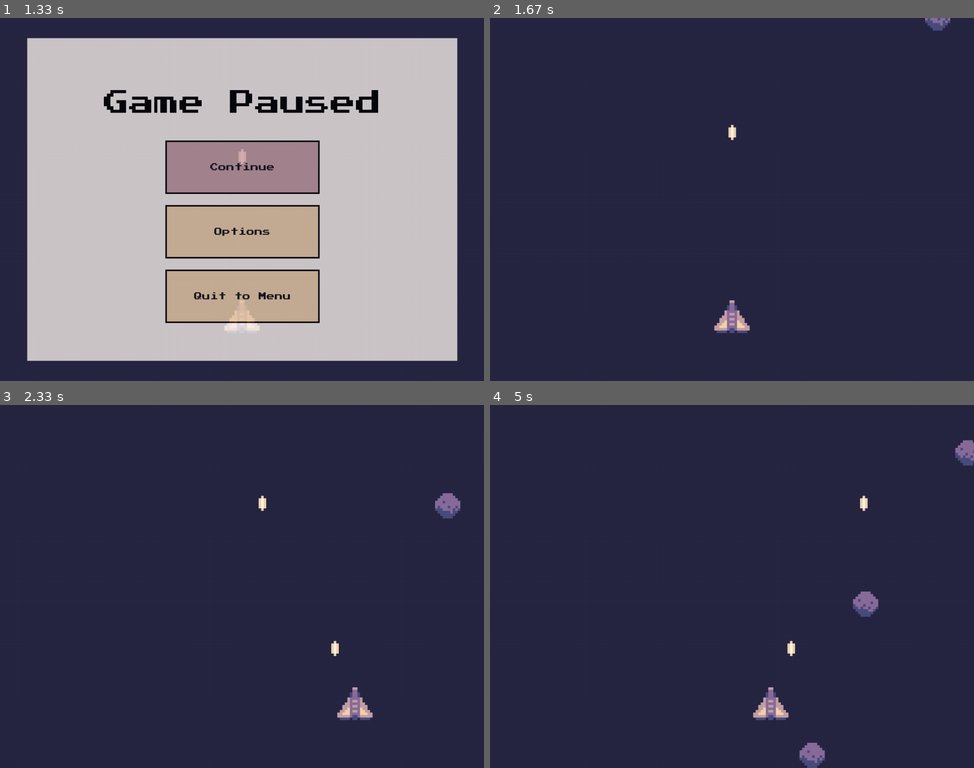
Above: before the commit, frames 1-4 (two rows, left to right).
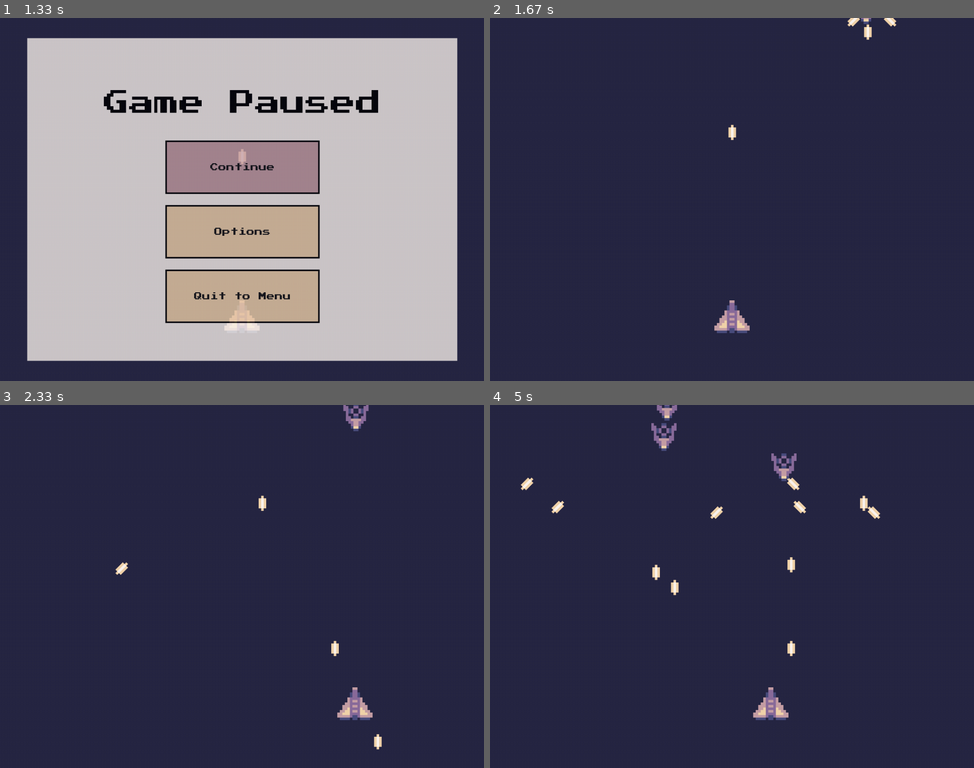
Above: after the commit, the same moments.

Repository: malaeng/12SDD-AT3
Game: pygame game, started from main.py
Same seed, same stepped clock (60 frames per second), same inputs: the game is played once before the commit and once after it.
Inputs (mouse positions are in pixels of both pictures, inside the frame that each line leads up to):
- Up to frame 1 (1.33 s): click (242, 163) at 0.38 s; tap Space at 0.67, 1.07 s; hold Esc from 1 s (still down); hold Right from 1 s (still down)
- Up to frame 2 (1.67 s): tap Space at 1.37 s; release Esc at 1.47 s; release Right at 1.47 s; click (732, 166) at 1.55 s
- Up to frame 3 (2.33 s): hold Right 1.83-2.3 s; move the mouse to (338, 557) at 1.87 s; tap Space at 1.9, 2.2 s
- Up to frame 4 (5 s): hold Right 2.33-2.8 s; tap Space at 2.4, 2.7, 2.9, 3.2, 3.47, 3.77, 3.9, 4.2, 4.57, 4.87 s; hold Left 2.83-3.37 s; hold Left 3.4-3.8 s; hold Right 3.83-4.47 s; hold Left 4.5-4.97 s

Frame 1 is identical in both runs. In frame 2, 0.3% of the frame differs, in the area x 73-96%, y 0-7%; in frame 3, 0.6%; in frame 4, 1.8%, in the area x 6-100%, y 0-100%.

Commit message:
Added all enemies

Diff:
--- a/enemy.py
+++ b/enemy.py
@@ -1,5 +1,6 @@
 import pygame
 import random
+from laser import Laser
 
 class Asteroid(pygame.sprite.Sprite):
     def __init__(self, pos):
@@ -7,7 +8,15 @@
         self.asteroid_images = ['graphics/asteroid1.png', 'graphics/asteroid2.png', 'graphics/asteroid3.png']
         self.image = pygame.image.load(random.choice(self.asteroid_images)).convert_alpha()
         self.rect = self.image.get_rect(center = pos)
-        self.speed = 5
+        self.speed = 2
+        self.health = 200
+
+    def take_damage(self, damage):
+        self.health -= damage
+        self.image = None # if time: make this flash white instead
+        if self.health <= 0:
+            self.kill()
+        self.image = pygame.image.load(random.choice(self.asteroid_images)).convert_alpha()
 
     def destroy(self):
         if self.rect.y > 999:
@@ -18,10 +27,69 @@
         self.destroy()
 
 class Enemy(pygame.sprite.Sprite):
-    def __init__(self, name):
+    def __init__(self, name: str, pos: tuple, screen_height: int):
         super().__init__()
-        enemy_data = {
-            'Brute': {'health': 100, 'speed': 5, 'attack_type': 'simple', 'attack_sound': 'audio/laser_small_001.ogg'},
-            'Rogue': {'health': 80, 'speed': 10, 'attack_type': 'burst', 'attack_sound': 'audio/laser_small_001.ogg'},
-            'Mage': {'health': 60, 'speed': 6, 'attack_type': 'spread', 'attack_sound': 'audio/laser_small_001.ogg'}
+        self.enemy_data = {
+            'fighter': {'health': 100, 'speed': 5, 'attack_type': 'basic', 'cooldown': (800, 1200), 'attack_sound': 'audio/laserSmall_001.ogg', 'image': 'graphics/enemy_fighter.png'},
+            'scout': {'health': 80, 'speed': 10, 'attack_type': 'basic', 'cooldown': (700, 1500), 'attack_sound': 'audio/laserSmall_001.ogg', 'image': 'graphics/enemy_scout.png'},
+            'science': {'health': 60, 'speed': 6, 'attack_type': 'spread', 'cooldown': (900, 1500), 'attack_sound': 'audio/laserSmall_001.ogg', 'image': 'graphics/enemy_science.png'}
         }
+        self.type = self.enemy_data[name]
+
+        # Graphics
+        self.image = pygame.image.load(self.type['image']).convert_alpha()
+        self.rect = self.image.get_rect(center = pos)
+
+
+        self.health = self.type['health']
+        self.screen_height = screen_height
+        self.chosen_position = False
+        self.move_position = 0
+
+        # Lasers
+        self.lasers = pygame.sprite.Group()
+        self.time_shot = 0
+
+        # Audio
+        self.attack_SFX = pygame.mixer.Sound(self.type['attack_sound'])
+        self.attack_SFX.set_volume(0.05)
+
+
+    def move(self):
+        if not self.chosen_position:
+            self.move_position = random.randint(20, self.screen_height-20)
+            self.chosen_position = True
+        else:
+            if self.rect.x > self.move_position: self.rect.x -= 1
+            elif self.rect.x < self.move_position: self.rect.x += 1
+            elif self.rect.x == self.move_position: self.chosen_position = False
+        self.rect.y += 1
+        if self.rect.y >= self.screen_height:
+            self.kill()
+
+    def take_damage(self, damage: int):
+        self.health -= damage
+        self.image.set_alpha(200)
+        if self.health <= 0: self.kill()
+
+    def shoot(self):
+        self.time_shot = pygame.time.get_ticks()
+        attack_type = self.type['attack_type']
+        if attack_type == 'basic':
+            pygame.mixer.Sound.play(self.attack_SFX)
+            self.lasers.add(Laser(self.rect.center, (0, 16), self.screen_height))
+        elif attack_type == 'burst':
+            pass
+        elif attack_type == 'spread':
+            pygame.mixer.Sound.play(self.attack_SFX)
+            self.lasers.add(Laser(self.rect.center, (0, 16), self.screen_height))
+            self.lasers.add(Laser(self.rect.center, (-12, 8), self.screen_height))
+            self.lasers.add(Laser(self.rect.center, (12, 8), self.screen_height))
+
+    def update(self):
+        current_time = pygame.time.get_ticks()
+        if current_time - self.time_shot >= random.randint(self.type['cooldown'][0], self.type['cooldown'][1]):
+            self.shoot()
+        self.move()
+        #self.shoot()
+        self.lasers.update()
--- a/laser.py
+++ b/laser.py
@@ -1,17 +1,23 @@
 import pygame
 
 class Laser(pygame.sprite.Sprite):
-    def __init__(self, pos, speed, screen_height):
+    def __init__(self, pos: tuple, xyspeed: tuple, screen_height: int):
         super().__init__()
         self.image = pygame.image.load("graphics/laser.png").convert_alpha()
         self.rect = self.image.get_rect(center = pos)
-        self.speed = speed
+        self.xyspeed = xyspeed
         self.bottom_constraint = screen_height
+
+        if self.xyspeed[0] < 0:
+            self.image = pygame.transform.rotate(self.image, -45)
+        elif self.xyspeed[0] > 0:
+            self.image = pygame.transform.rotate(self.image, 45)
 
     def destroy(self):
         if self.rect.y <= -50 or self.rect.y >= self.bottom_constraint + 50:
             self.kill()
 
     def update(self):
-        self.rect.y += self.speed
+        self.rect.x += self.xyspeed[0]
+        self.rect.y += self.xyspeed[1]
         self.destroy()
--- a/main.py
+++ b/main.py
@@ -8,7 +8,7 @@
 
 from player import Player
 from menu import Menu
-from enemy import Asteroid
+from enemy import Asteroid, Enemy
 
 
 class Game:
@@ -29,7 +29,8 @@
             colour = '#fbf5ef',
             alpha = 255,
             title = "Game Title",
-            buttons = ["Play", "Options", "Quit"]
+            buttons = ["Play", "Options", "Quit"],
+            stack = True
             )
 
         self.pause_menu = Menu(
@@ -38,8 +39,19 @@
             colour = '#fbf5ef',
             alpha = 200,
             title = "Game Paused",
-            buttons = ["Continue", "Options", "Quit to Menu"]
+            buttons = ["Continue", "Options", "Quit to Menu"],
+            stack = True
             )
+
+        self.upgrade_menu = Menu(
+            size = (2*screen_width/3, 2*screen_height/3),
+            parent_surface_dimensions = (screen_width, screen_height),
+            colour = '#fbf5ef',
+            alpha = 200,
+            title = "Choose Upgrade",
+            buttons = ["Upgrade 1", "Upgrade 2"],
+            stack = False
+        )
 
         # Fonts
         self.font = pygame.font.Font('graphics/pixeled.ttf', 20)
@@ -75,6 +87,18 @@
             pygame.time.wait(100)
             self.main_menu_run()
 
+    def upgrade_menu_run(self):
+        screen.blit(self.upgrade_menu, self.upgrade_menu.rect)
+        button_pressed = self.pause_menu.process(self.mouse_state)
+        if button_pressed == 0:
+            # apply upgrade
+            self.game_paused = False
+            self.run()
+        elif button_pressed == 1:
+            # apply upgrade
+            self.game_paused = False
+            self.run()
+
     def enemy_handler(self):
         current_time = pygame.time.get_ticks()
         if current_time - self.time_spawned >= self.spawn_cooldown:
@@ -84,8 +108,18 @@
     def spawn_enemy(self):
         self.time_spawned = pygame.time.get_ticks()
         spawn_x = random.randint(0, screen_width)
-        self.enemies.add(Asteroid((spawn_x, -20)))
-
+        #self.enemies.add(Asteroid((spawn_x, -20)))
+        self.enemies.add(Enemy('science', (spawn_x, -20), screen_height))
+
+    def collision_checks(self):
+        if self.player.sprite.lasers:
+            for laser in self.player.sprite.lasers:
+                # Enemy collisions
+                enemies_hit = pygame.sprite.spritecollide(laser, self.enemies, False)
+                if enemies_hit:
+                    for enemy in enemies_hit:
+                        enemy.take_damage(50)
+                    laser.kill()
 
     def quit_game(self):
         pygame.quit()
@@ -100,11 +134,14 @@
             self.pause_menu_run()
         else:
             self.player.sprite.lasers.draw(screen)
+            for enemy in self.enemies:
+                enemy.lasers.draw(screen)
 
             self.player.update()
             self.player.draw(screen)
             self.enemy_handler()
             self.enemies.draw(screen)
+            self.collision_checks()
 
 if __name__ == '__main__':
     pygame.init()
@@ -122,16 +159,16 @@
                 pygame.quit()
                 sys.exit()
 
+            # Mousebutton state of left-click
             if event.type == pygame.MOUSEBUTTONDOWN and event.button == 1:
                     game.mouse_state = 'PRESSED'
             if event.type == pygame.MOUSEBUTTONUP and event.button == 1:
                     game.mouse_state = 'RELEASED'
 
-
+            # Pause game
             elif event.type == pygame.KEYDOWN:
-                if event.key == pygame.K_ESCAPE:
+                if event.key in [pygame.K_ESCAPE, pygame.K_p]:
                     game.game_paused = True
-
 
 
         screen.fill("#272744")
--- a/menu.py
+++ b/menu.py
@@ -1,5 +1,10 @@
 import pygame
 
+# The Button function from the original tutorial was functional, but I rewrote it for a few reasons:
+# - It does not have separate actions for pressing and releasing the button
+# - The collisions did not use pygame's 'collidepoint' function, and so were less readablel
+# - The exact size and location had to be defined on creation, instead of being separated in surfaces and rects which are easier to manipulate
+# - It was not a separate Class, so not as object-orientated, and so doens't integrate as well with the rest of my code.
 class Button(pygame.Surface):
     def __init__(self, width: int, height: int, button_text: str):
         super().__init__((width, height))
@@ -31,7 +36,7 @@
         self.hover_SFX = pygame.mixer.Sound('audio/glass_006.ogg')
         self.hover_SFX.set_volume(0.1)
 
-    def get_input(self, button_rect, surface, mouse_state):
+    def get_input(self, button_rect: pygame.rect, surface: pygame.surface, mouse_state: str):
         mouse_pos = pygame.mouse.get_pos()
         # The button's x and y coordinates are relative to the parent surface.
         # However, the mouse_pos is not, so the x and y values of the parent surface are added to ensure it lines up correctly with the mouse_pos
@@ -65,8 +70,11 @@
         self.blit(self.text_surf, self.text_rect)
 
 class Menu(pygame.Surface): # Menu inherits from pygame.Surface
-    def __init__(self, size: tuple, parent_surface_dimensions: tuple, colour: str, alpha: int, title: str, buttons: list):
+    def __init__(self, size: tuple, parent_surface_dimensions: tuple, colour: str, alpha: int, title: str, buttons: list, stack: bool):
         super().__init__(size)
+
+        self.stack = stack
+
         # Color
         self.fill(colour)
         self.set_alpha(alpha)
@@ -82,9 +90,14 @@
 
         # Buttons
         self.button_titles = buttons
-        self.buttons = [Button(300, 100, self.button_titles[i]) for i in range(len(self.button_titles))]
+        if self.stack:
+            self.buttons = [Button(300, 100, self.button_titles[i]) for i in range(len(self.button_titles))]
+        elif not self.stack:
+            self.buttons = [Button(200, 200, self.button_titles[i]) for i in range(len(self.button_titles))]
 
-    def process(self, mouse_state):
+
+
+    def process(self, mouse_state: str) -> int:
         # Title
         title_surf = self.title_font.render(self.title, False, 'black')
         title_rect = title_surf.get_rect(center = (self.width/2, self.height/5))
@@ -93,9 +106,12 @@
 
         for button in self.buttons:
             index = self.buttons.index(button)
-            button_rect = button.get_rect(center = (self.width/2, ((index+2) * self.height) / (len(self.buttons)+2)))
-            button_border_rect = button.border_surf.get_rect(center = (self.width/2, ((index+2) * self.height) / (len(self.buttons)+2)))
-
+            if self.stack:
+                button_rect = button.get_rect(center = (self.width/2, ((index+2) * self.height) / (len(self.buttons)+2)))
+                button_border_rect = button.border_surf.get_rect(center = (self.width/2, ((index+2) * self.height) / (len(self.buttons)+2)))
+            elif not self.stack:
+                button_rect = button.get_rect(center = (((index+1) * self.width) / (len(self.buttons)+1), self.width/2))
+                button_border_rect = button.border_surf.get_rect(center = (((index+1) * self.width) / (len(self.buttons)+1), self.width/2))
             # Returns the index of the button if it has been pressed and released
             if button.get_input(button_rect, self, mouse_state): return index
 
--- a/player.py
+++ b/player.py
@@ -3,7 +3,7 @@
 import random
 
 class Player(pygame.sprite.Sprite):
-    def __init__(self, pos, constraint):
+    def __init__(self, pos: tuple, constraint: int):
         super().__init__()
         self.image = pygame.image.load('graphics/player.png').convert_alpha()
         self.rect = self.image.get_rect(midbottom = pos)
@@ -46,7 +46,7 @@
 
     def shoot(self):
         pygame.mixer.Sound.play(self.laser_SFX_02)
-        self.lasers.add(Laser(self.rect.center, -16, self.rect.bottom))
+        self.lasers.add(Laser(self.rect.center, (0, -16), self.rect.bottom))
 
     def recharge(self):
         if not self.charged:
Binary file added: graphics/enemy_fighter.png
Binary file added: graphics/enemy_science.png
Binary file added: graphics/enemy_scout.png
